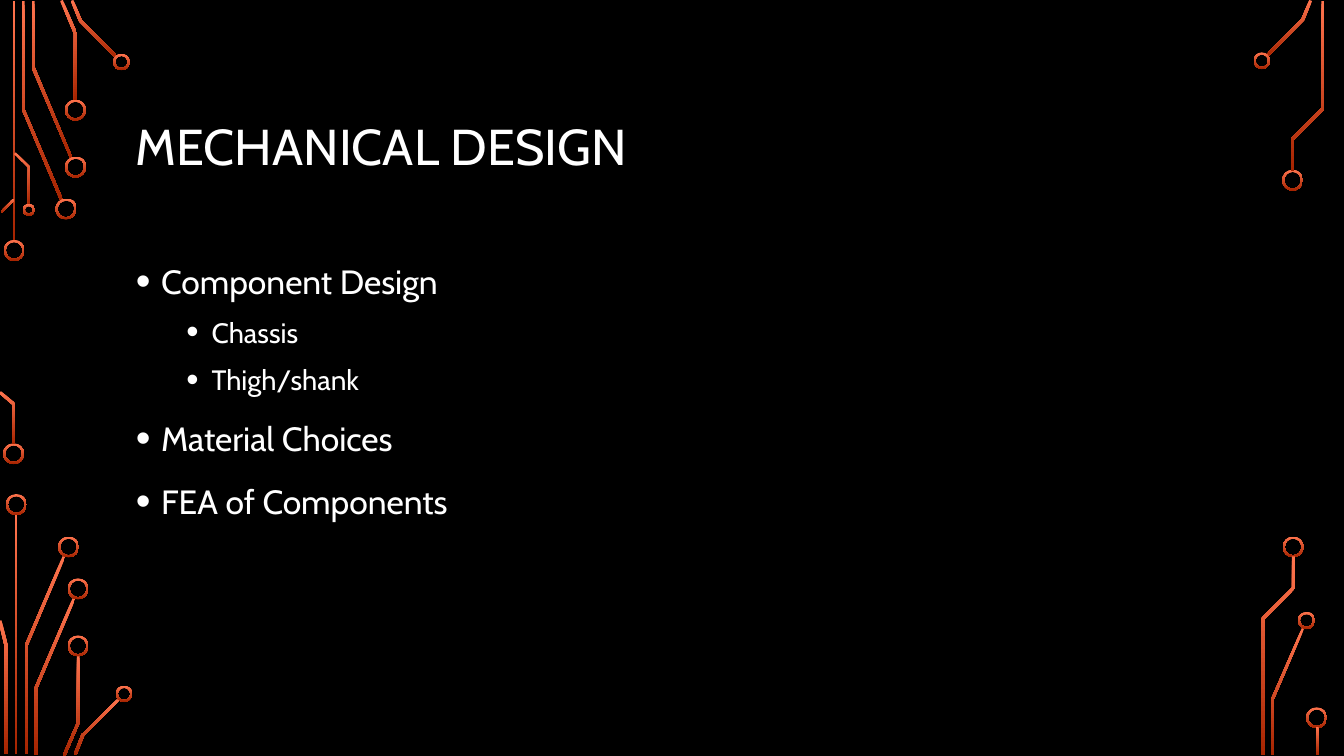
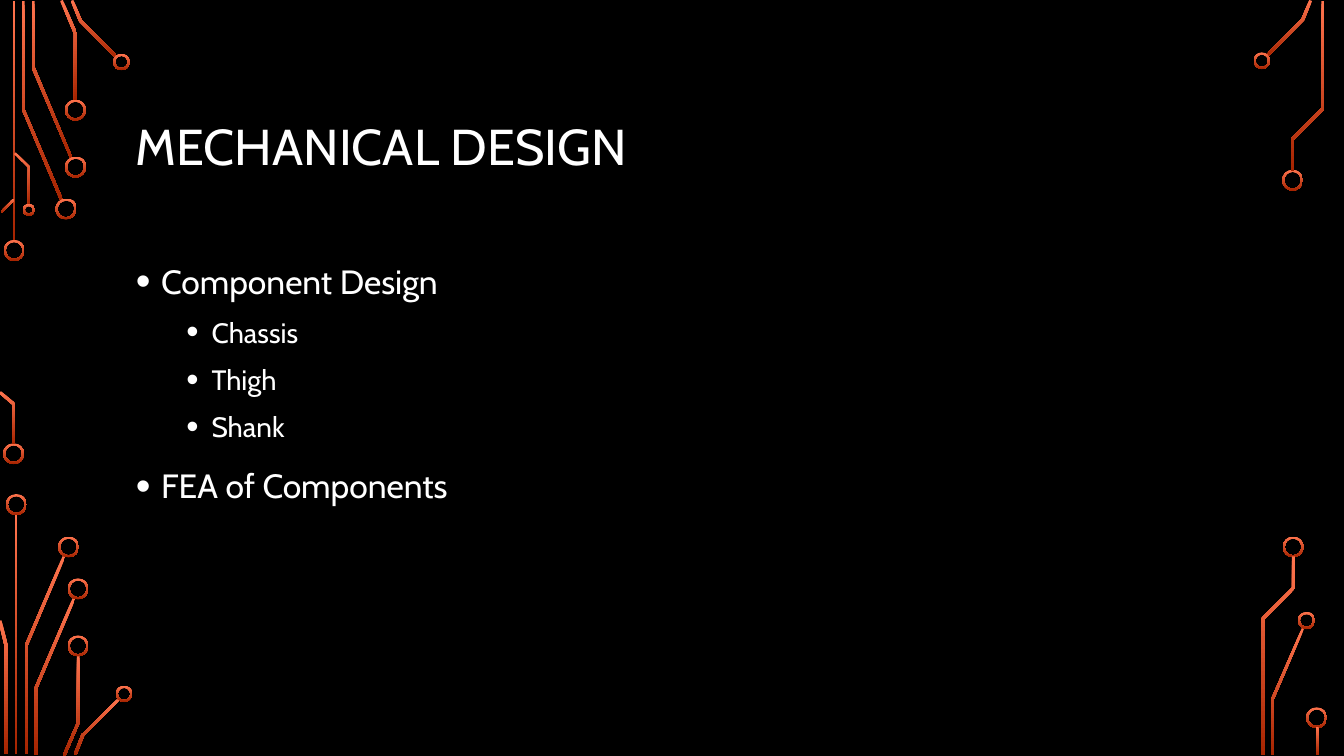
Before and after one commit to Logiant/AgileRoboticControls, a slide deck: slide 18 of Documentation/Presentation/Design Presentation/Design Presentation.pptx. Drawn at 1344x756 pixels with LibreOffice and Linux fonts; fonts in the diff are those of the drawing; background and template pictures are left out. Boxes give left, top, right and bottom in pixels: in the first picture for what was removed or moved away, otherwise in the second. Text is boxed around its words. In the diff, an @@ line names an element or a change of style, - is before the commit and + after.

Commit message:
Updated Presentation
Updated Mechanical Design Portion with beautiful pictures. Also did one
last touch up to the solid model.

```diff
--- a/Documentation/Presentation/Design Presentation/Design Presentation.pptx
+++ b/Documentation/Presentation/Design Presentation/Design Presentation.pptx
@@ text at (212, 369, 285, 438): text changed; size 24 to 20 pt @@
-  • Thigh/shank
-• Material Choices
+  • Thigh
+  • Shank
```
Also in this commit, not shown: 4 other slides changed, 4 slides added, 1 other file.
